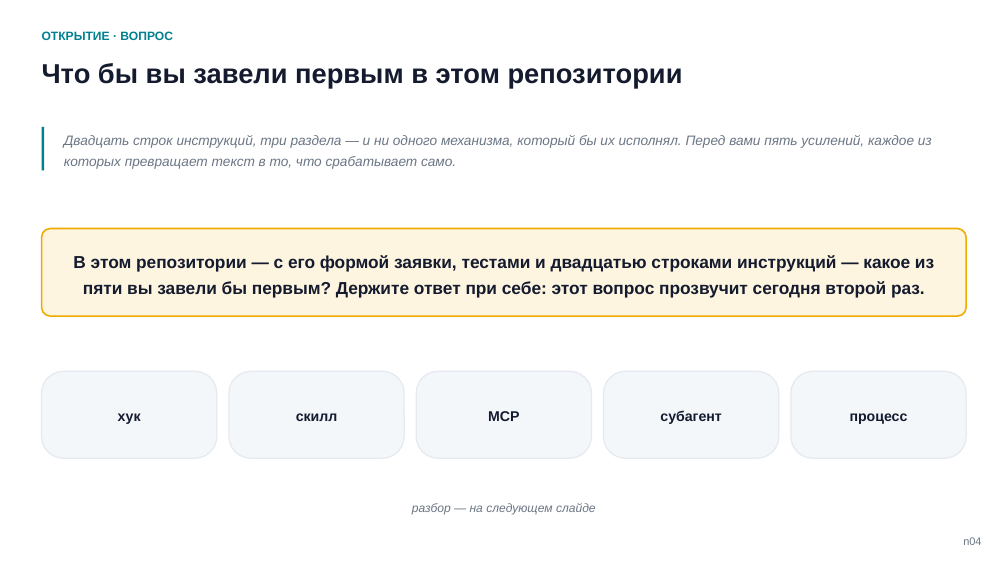
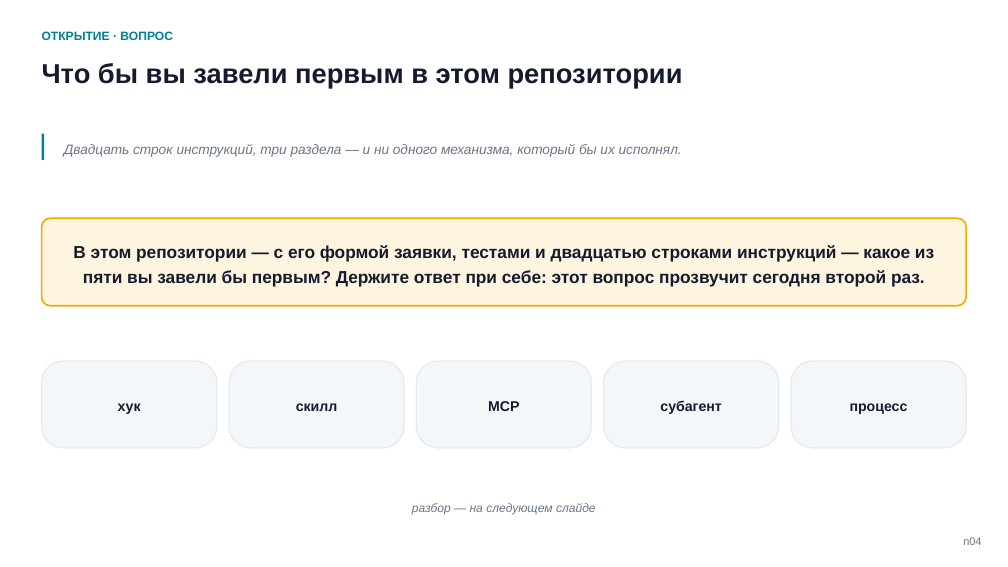
Before and after one commit to tellina-study/AI-usage-lessons, a slide deck: slide 4 of library/seminars/sem-05/rendered/sem-05.pptx. Drawn at 1008x567 pixels with LibreOffice and Linux fonts; fonts in the diff are those of the drawing. Boxes give left, top, right and bottom in pixels: in the first picture for what was removed or moved away, otherwise in the second. Text is boxed around its words. In the diff, an @@ line names an element or a change of style, - is before the commit and + after.

Commit message:
Рамка: обложка приведена к семейству, ось заменена пятью определениями ступеней, бесполезная строка с карты снята #211

```diff
--- a/library/seminars/sem-05/rendered/sem-05.pptx
+++ b/library/seminars/sem-05/rendered/sem-05.pptx
@@ rectangle: place and size @@
-rectangle at (42,127,45,170)
+rectangle at (42,134,45,160)
@@ text at (64,144,682,157): text changed @@
-Двадцать строк инструкций, три раздела — и ни одного механизма, который бы их исполнял. Перед вами пять усилений, каждое из которых превращает текст в то, что срабатывает само.
+Двадцать строк инструкций, три раздела — и ни одного механизма, который бы их исполнял.
@@ 6 texts, 6 rounded rectangles: place and size @@
-6 texts, 6 rounded rectangles at (42,228,966,458)
+6 texts, 6 rounded rectangles at (42,219,966,448)
```
Also in this commit, not shown: 3 other slides changed, 1 slide added, 1 slide removed, 14 other files.
